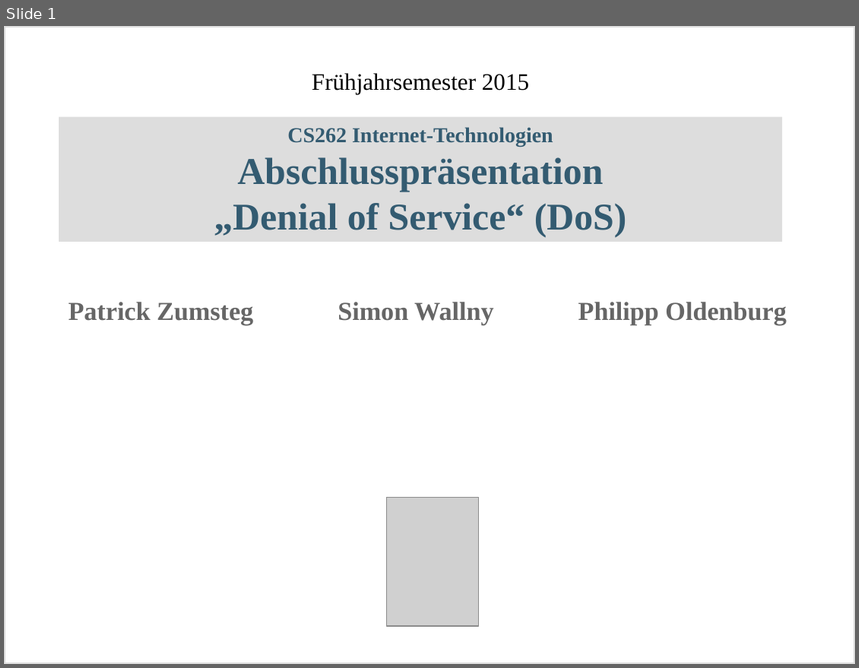
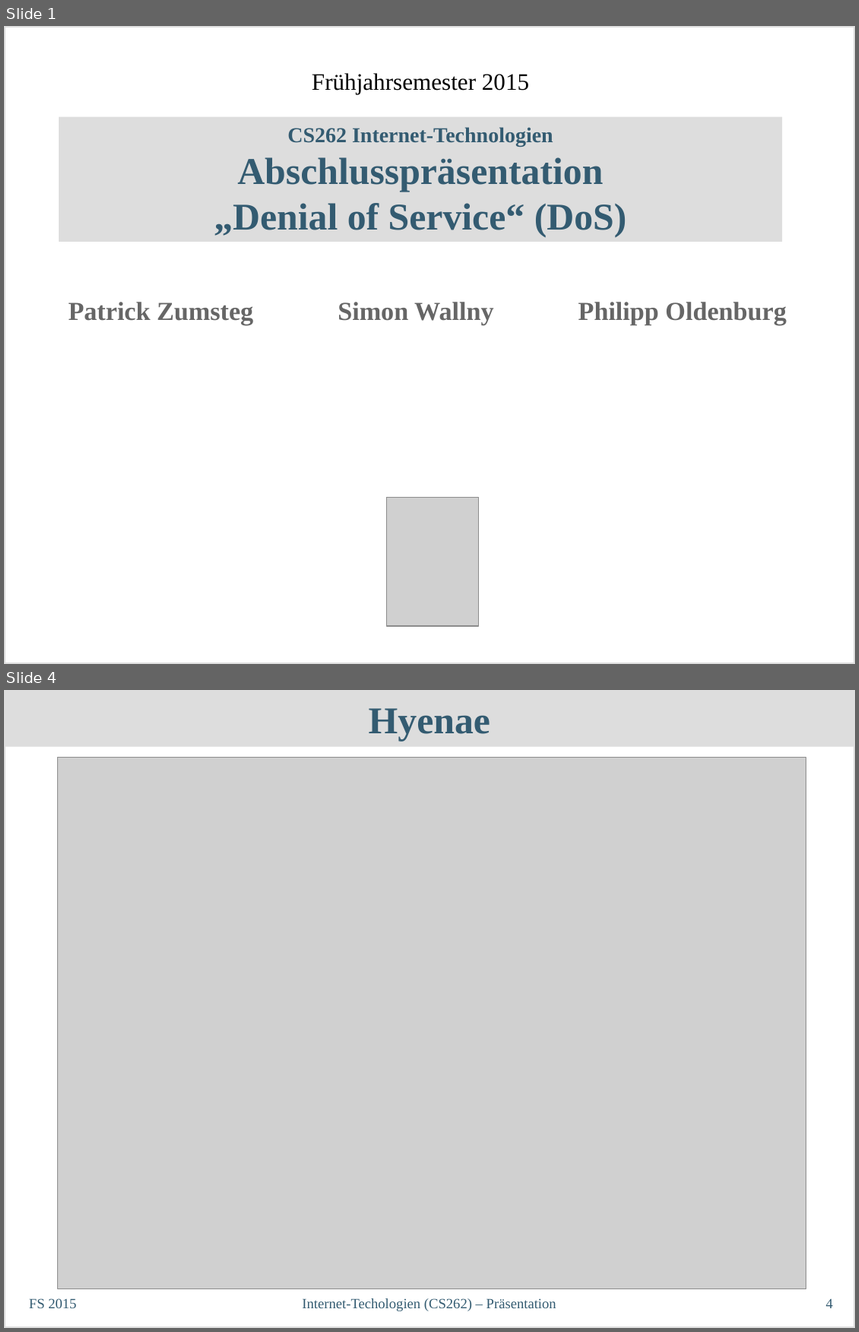
Before and after one commit to philipp-oldenburg/dos, a slide deck: Abschlusspräsentation/InetTech-Präsentation.odp. Shown one above the other, each under a label of ours: slide 1 before the commit, slides 1 and 4 after it; the slides between them are not shown. The pictures are 859x668 and 859x1332 pixels, drawn with LibreOffice and Linux fonts; fonts in the diff are those of the drawing; grey boxes stand for pictures. Boxes give left, top, right and bottom in pixels: in the first picture for what was removed or moved away, otherwise in the second. Text is boxed around its words. In the diff, an @@ line names an element or a change of style, - is before the commit and + after.

Commit message:
Added Picture & altered presentation

```diff
--- a/Abschlusspräsentation/InetTech-Präsentation.odp
+++ b/Abschlusspräsentation/InetTech-Präsentation.odp
@@ slide 4 added at [4,690,855,1328], background #FFFFFF; not listed: 1 template element that a slide beside it also shows @@
@@ title added at [4,690,855,747], fill #DDDDDD, 32 pt, text #335B71, bold @@
+Hyenae
@@ picture added at [58,757,806,1289] @@
@@ text added at [29,1299,76,1309], 12 pt, text #335B71 @@
+FS 2015
@@ text added at [302,1299,557,1312], 12 pt, text #335B71 @@
+Internet-Techologien (CS262) – Präsentation
@@ page number added at [826,1299,833,1309], 12 pt, text #335B71 @@
+4
```
Also in this commit, not shown: 1 slide changed, 1 other file.
